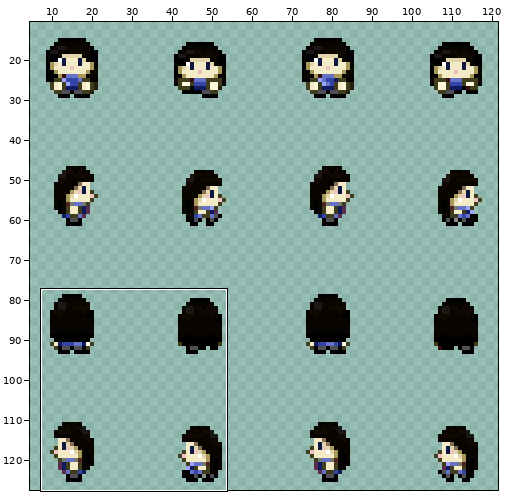
File history of a sprite sheet, images/characters/4.png. The first picture is a wide view before the edit; the outline marks the close-up.
Close-up. Earlier state:
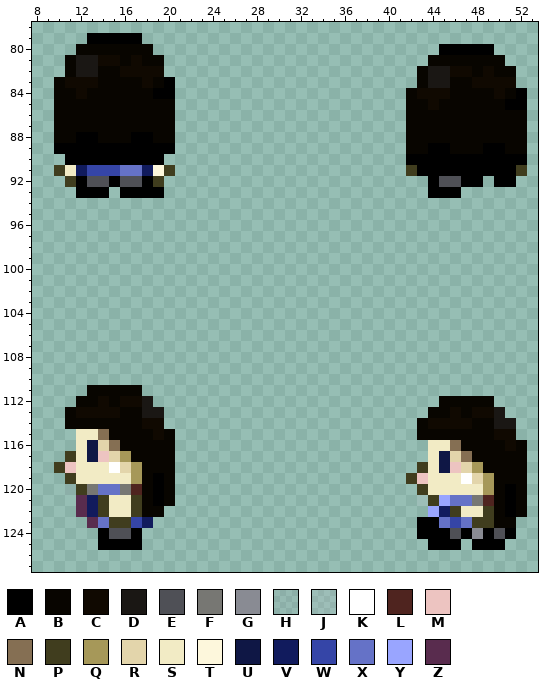
The file is 128x128 pixels. Pixels under 10% opacity are left out. Colours within 5 levels of each other are drawn and written as one. Shown: x 8..53, y 78..127. The wide view leaves out empty margins. The commit also changed other parts of the picture, which this record leaves out.
Palette (. is transparent): A #000000  B #080500  C #100901  D #1a1714  E #4f5056  F #777773  G #898b93  H #9999a41f  J #bcbcc832  K #ffffff  L #4f241f  M #edc4c1  N #856f53  P #403d1e  Q #a69859  R #e3d5ab  S #f2ebc5  T #fdf7dc  U #0f1745  V #111b5d  W #3545a7  X #6572c7  Y #99a5ff  Z #592c4e
Pixels before, first column x 10:
 79 ...AAAAA...................................
 80 ..BBBBBBB..........................AAAAA...
 81 .BDDCCBCBB........................BBBBBBB..
 82 .BDDBBCCCC.......................BDDCCBCBB.
 83 BCCCBBBBCBA......................BDDBBCCCC.
 84 BBCBBBBBBAA.....................BCCCBBBBCBA
 85 BBBBBBBBBBB.....................BBCBBBBBBAA
 86 BBBBBBBBBBB.....................BBBBBBBBBBB
 87 BBBBBBBBBBB.....................BBBBBBBBBBB
 88 BBAABBBAABB.....................BBBBBBBBBBB
 89 AAAAAAAAAAA.....................BBAABBBAABB
 90 .AAAAAAAAA......................AAAAAAAAAAA
 91 PSVWWWXXVTP.....................PAAAAAAAAAP
 92 .PAEEAEEAP........................AEEAA.AA.
 93 ..AAA.AAAA........................AAA......
 94 ...........................................
 95 ...........................................
 96 ...........................................
 97 ...........................................
 98 ...........................................
 99 ...........................................
100 ...........................................
101 ...........................................
102 ...........................................
103 ...........................................
104 ...........................................
105 ...........................................
106 ...........................................
107 ...........................................
108 ...........................................
109 ...........................................
110 ...........................................
111 ...BBBBB...................................
112 ..BBCBCCD..........................BBBBB...
113 .BCCCCBBDD........................BBCBCCD..
114 .BBBBBBBCC.......................BCCCCBBDD.
115 ..SSNBBBBCB......................BBBBBBBCC.
116 ..SURNBBBBB.......................SSNBBBBCB
117 .PSUMRQBBBB.......................SURNBBBBB
118 PMSSSKRQBBB......................PSUMRQBBBB
119 .PSSSSSQBAB.....................PMSSSKRQBBB
120 .HPFXXFLBAB......................PSSSSSQBAB
121 ..ZVPSSPBAB......................JPYXXFLBAB
122 ..ZVPSSPBB........................YVPSSPBAB
123 ...ZXPPWV........................AAXWXPPBB.
124 ....AEEA.........................AAAEAGAEA.
125 ....AAAA..........................AAA.AAA..
Now the later version:
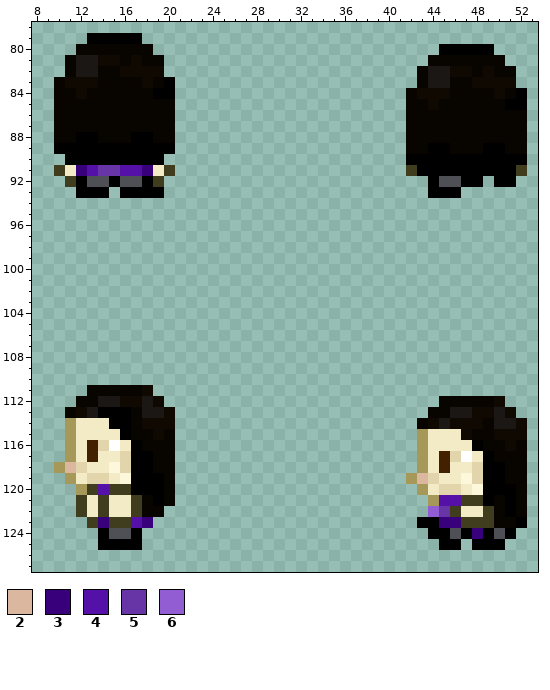
Colours new in this view: 2 #dcb7a0  3 #38007b  4 #5410a7  5 #6835a7  6 #925cd3
From old to new:
colour U: #0f1745 -> #422000
y 91: x 12..19 VWWWXXVT -> 3455443S
y 111: x 18 . -> C
y 112: x 14..15 CB -> DD; x 19 . -> C; x 50 . -> C
y 113: x 13..16 CCCB -> DAAA; x 20 . -> C; x 46..47 CB -> DD; x 51 . -> C
y 114: x 11..16 BBBBBB -> QSSSAA; x 20 . -> C; x 45 C -> D; x 48 B -> C; x 52 . -> C
y 115: x 11 . -> Q; x 14..16 NBB -> SSA; x 43..47 BBBBB -> QSSSC; x 52 . -> C
y 116: x 11 . -> Q; x 15..17 NBB -> KSA; x 43 . -> Q; x 46..48 NBB -> SSA
y 117: x 11 P -> Q; x 14..18 MRQBB -> SSRAA; x 43 . -> Q; x 47..49 NBB -> KSA
y 118: x 10..12 PMS -> Q2R; x 15 K -> T; x 17..18 QB -> AA; x 43 P -> Q; x 46..50 MRQBB -> SSRAA
y 119: x 11 P -> Q; x 13..14 SS -> RR; x 16..18 SQB -> TAA; x 42..44 PMS -> Q2R; x 47 K -> T; x 49..50 QB -> AA
y 120: x 12..18 PFXXFLB -> QP4PPAA; x 43 P -> Q; x 45..46 SS -> RR; x 48..50 SQB -> TAA
y 121: x 12..13 ZV -> PS; x 43..49 JPYXXFL -> .Q44PPA
y 122: x 12..13 ZV -> PS; x 44..45 YV -> 65
y 123: x 13..14 ZX -> P3; x 17..18 WV -> 43; x 45..47 XWX -> 33P; x 52 . -> A
y 124: x 43 A -> .; x 48 G -> 3
y 125: x 44 A -> .
Changed places in both close-ups, as pixel boxes (x1, y1, x2, y2):
changed: (76, 165, 164, 176)
changed: (54, 385, 175, 528)
changed: (406, 396, 527, 550)
